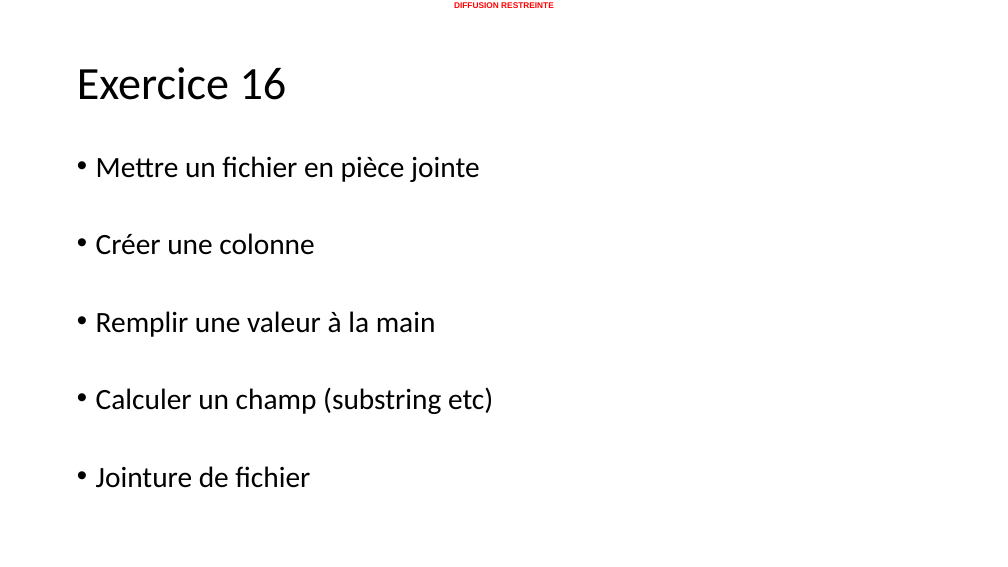
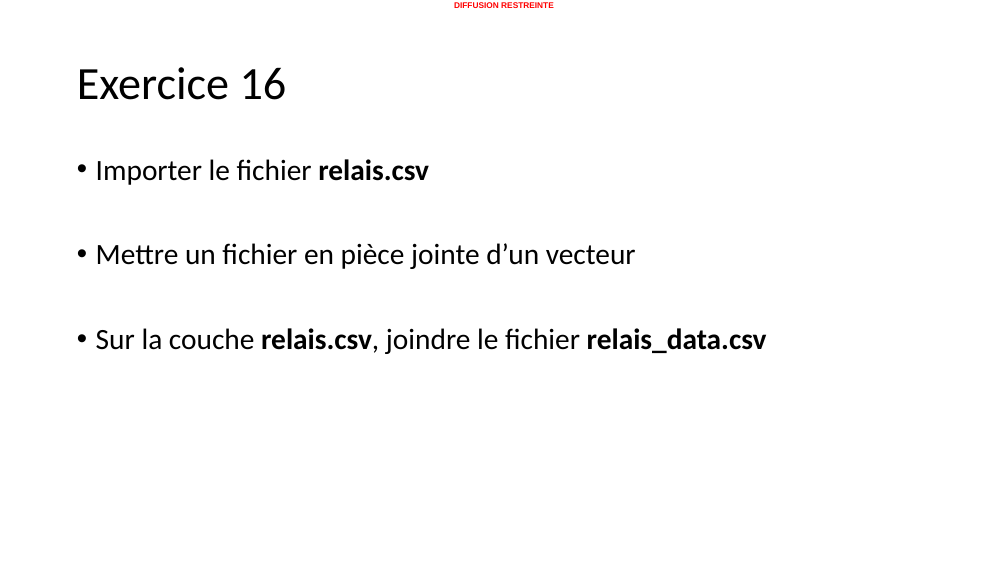
Before and after one commit to 20100dbg/OutilsGeo, a slide deck: slide 29 of cours/GM - Travaux pratiques - drill.pptx. Drawn at 1008x567 pixels with LibreOffice and Linux fonts; fonts in the diff are those of the drawing; background and template pictures are left out. Boxes give left, top, right and bottom in pixels: in the first picture for what was removed or moved away, otherwise in the second. Text is boxed around its words. In the diff, an @@ line names an element or a change of style, - is before the commit and + after.

```diff
--- a/cours/GM - Travaux pratiques - drill.pptx
+++ b/cours/GM - Travaux pratiques - drill.pptx
@@ text at <box>96,159,767,354</box>: text changed @@
-• Mettre un fichier en pièce jointe
-• Créer une colonne
-• Remplir une valeur à la main
-• Calculer un champ (substring etc)
-• Jointure de fichier
+• Importer le fichier relais.csv
+• Mettre un fichier en pièce jointe d’un vecteur
+• Sur la couche relais.csv, joindre le fichier relais_data.csv
```
Also in this commit, not shown: 3 other slides changed, 2 slides added, 2 slides removed, 13 other files.
